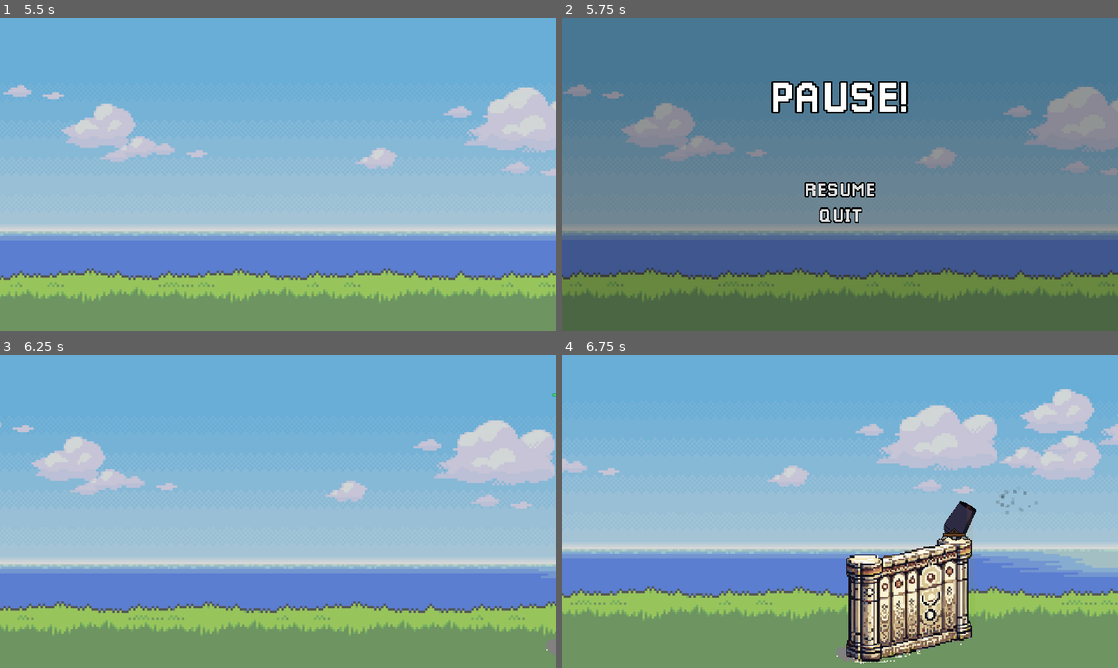
Above: before the commit, frames 1-4 (two rows, left to right).
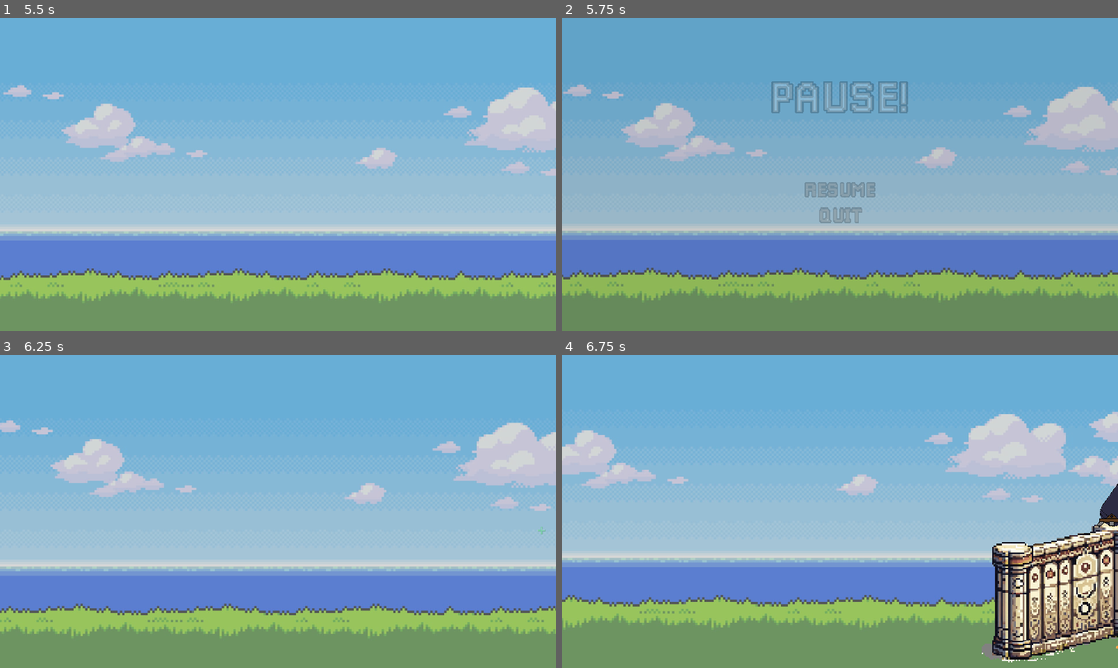
Above: after the commit, the same moments.

Repository: GabrFelps/Protect-LABIRAS
Game: Godot game, scene res://scenes/menu.tscn
Two runs of this game, one before a commit and one after it. Both use one fixed random seed, a clock stepped at 60 frames per second and the inputs below.
Inputs (mouse positions are in pixels of both pictures, inside the frame that each line leads up to):
- Up to frame 1 (5.5 s): move the mouse to (400, 158) at 0.52 s; click (400, 158) at 0.67 s; move the mouse to (166, 190) at 1.27 s; click (166, 190) at 1.42 s; move the mouse to (333, 105) at 2.02 s; click (333, 105) at 2.17 s; move the mouse to (250, 237) at 2.77 s; click (250, 237) at 2.92 s; click "START" at 3.5 s; click "START" at 4.25 s; move the mouse to (444, 221) at 5.02 s; click (444, 221) at 5.17 s
- Up to frame 2 (5.75 s): tap Escape (ui_cancel) at 5.65 s
- Up to frame 3 (6.25 s): click "RESUME" at 5.75 s
- Up to frame 4 (6.75 s): move the mouse to (673, 464) at 6.52 s; click (673, 464) at 6.67 s

Frame 1 is identical in both runs. In frame 2, 100% of the frame differs, in the area x 0-100%, y 0-100%; in frame 3, 8.7%; in frame 4, 32%.

Commit message:
fix: game over não ta mais crashando. feat: tween na tela de pause. TODO: ajeitar a trajetoria q ta dando umas breve bugada

Diff:
--- a/game/data/enemy_db.csv
+++ b/game/data/enemy_db.csv
@@ -1,5 +1,5 @@
 enemy,max_health,damage,speed,points,wave_min
-porco,5,20,12,10,1
+porco,5,20,10,10,1
 preguica,7,50,5,25,5
 café,10,10,30,30,10
 prostiranha,12,40,7,69,15
@@ -9,4 +9,4 @@
 covid20,50,80,19,120,35
 homemdascavernas,30,200,10,100,40
 formiga,40,150,20,25,45
-carteira,1,300,18,500,50
+carteira,1,300,15,500,50
--- a/game/data/game_db.csv
+++ b/game/data/game_db.csv
@@ -1,12 +1,12 @@
 wave,wall_health,cannon_damage
-1,1000,2
-5,1250,3
-10,1500,5
-15,1750,7
-20,2000,10
-25,2250,15
-30,2500,23
-35,2750,34
-40,3000,51
-45,3250,77
-50,3500,115
+1,500,3
+5,750,3
+10,1000,5
+15,1250,7
+20,1500,10
+25,1750,15
+30,2000,23
+35,2250,34
+40,2500,51
+45,2750,77
+50,3000,115
--- a/game/scenes/cannon.tscn
+++ b/game/scenes/cannon.tscn
@@ -33,3 +33,7 @@
 position = Vector2(21, 32)
 scale = Vector2(1.5, 1.5)
 texture = ExtResource("3_2fbfn")
+
+[node name="CooldownTimer" type="Timer" parent="."]
+wait_time = 0.25
+one_shot = true
--- a/game/scenes/firing_particles.tscn
+++ b/game/scenes/firing_particles.tscn
@@ -1,25 +1,54 @@
-[gd_scene load_steps=2 format=3 uid="uid://by7howpjue3bt"]
+[gd_scene load_steps=3 format=3 uid="uid://by7howpjue3bt"]
+
+[sub_resource type="Gradient" id="Gradient_okvf2"]
+offsets = PackedFloat32Array(0.12, 0.48, 1)
+colors = PackedColorArray(0.996078, 0.996078, 0.996078, 1, 1, 1, 1, 0.7, 1, 1, 1, 0)
 
 [sub_resource type="Gradient" id="Gradient_8p7b8"]
-offsets = PackedFloat32Array(0, 0.468085, 0.978723)
-colors = PackedColorArray(1, 0.505882, 0, 1, 0.226708, 0.226707, 0.226707, 1, 0, 0, 0, 0)
+offsets = PackedFloat32Array(0.24, 0.753333, 1)
+colors = PackedColorArray(1, 0.505882, 0, 1, 0.714102, 0.392118, 0, 0.305107, 1, 1, 1, 0)
 
-[node name="FiringParticles" type="CPUParticles2D"]
+[node name="Particles" type="CPUParticles2D"]
+emitting = false
+amount = 80
+lifetime = 0.7
+one_shot = true
+speed_scale = 0.8
+explosiveness = 0.75
+lifetime_randomness = 0.55
+emission_shape = 3
+emission_rect_extents = Vector2(6, 20)
+direction = Vector2(1200, 0)
+spread = 60.0
+gravity = Vector2(200, -100)
+initial_velocity_min = 150.0
+initial_velocity_max = 203.58
+linear_accel_min = 14.14
+linear_accel_max = 26.26
+scale_amount_min = 8.0
+scale_amount_max = 15.0
+color = Color(0.890196, 0.890196, 0.890196, 1)
+color_ramp = SubResource("Gradient_okvf2")
+
+[node name="FiringParticles" type="CPUParticles2D" parent="."]
+position = Vector2(42, 0)
 rotation = 1.5708
-amount = 80
-lifetime = 0.8
+emitting = false
+amount = 160
+lifetime = 0.2
+one_shot = true
 speed_scale = 0.5
 explosiveness = 1.0
 randomness = 0.77
 lifetime_randomness = 0.57
 emission_shape = 3
-emission_rect_extents = Vector2(20, 6)
+emission_rect_extents = Vector2(15, 50)
 spread = 177.12
 gravity = Vector2(400, -300)
 initial_velocity_min = 10.0
 initial_velocity_max = 64.23
 linear_accel_min = 4.26
-linear_accel_max = 4.26
+linear_accel_max = 10.59
 scale_amount_min = 4.0
 scale_amount_max = 8.0
 color_ramp = SubResource("Gradient_8p7b8")
--- /dev/null
+++ b/game/scenes/firing_particles2.tscn
@@ -0,0 +1,25 @@
+[gd_scene load_steps=2 format=3 uid="uid://b3sgv0b4pihai"]
+
+[sub_resource type="Gradient" id="Gradient_8p7b8"]
+offsets = PackedFloat32Array(0, 0.186667, 1)
+colors = PackedColorArray(0.818334, 0.818335, 0, 1, 0.848817, 0.848914, 0.0824821, 0.82, 0.266575, 0.266575, 0.266575, 0)
+
+[node name="FiringParticles" type="CPUParticles2D"]
+rotation = 1.5708
+amount = 80
+lifetime = 0.8
+speed_scale = 0.5
+explosiveness = 1.0
+randomness = 0.77
+lifetime_randomness = 0.57
+emission_shape = 3
+emission_rect_extents = Vector2(20, 6)
+spread = 177.12
+gravity = Vector2(400, -300)
+initial_velocity_min = 10.0
+initial_velocity_max = 64.23
+linear_accel_min = 4.26
+linear_accel_max = 4.26
+scale_amount_min = 4.0
+scale_amount_max = 8.0
+color_ramp = SubResource("Gradient_8p7b8")
--- a/game/scenes/pause.tscn
+++ b/game/scenes/pause.tscn
@@ -4,6 +4,7 @@
 [ext_resource type="Theme" uid="uid://bni87gmhyxwr2" path="res://assets/themes/menu.tres" id="1_j31n3"]
 
 [node name="Pause" type="CanvasLayer"]
+process_mode = 3
 script = ExtResource("1_i7340")
 
 [node name="BG" type="ColorRect" parent="."]
--- a/game/scenes/world.tscn
+++ b/game/scenes/world.tscn
@@ -129,7 +129,6 @@
 vertical_alignment = 1
 
 [node name="Pause" parent="." instance=ExtResource("7_yc2xl")]
-process_mode = 3
 
 [node name="Enemies" type="Node2D" parent="."]
 
--- a/game/scripts/cannon.gd
+++ b/game/scripts/cannon.gd
@@ -8,7 +8,6 @@
 var launchPower : float = 0.0;
 var maxPoints : int = 125;
 var damage = 1;
-
 @export var launchPowMultiplier: float;
 
 func _ready():
@@ -26,8 +25,7 @@
 	trajectory.modulate.a = launchPower/45; # estética de aumento de opacidade
 
 ## Input do mouse
-func _input(event: InputEvent) -> void:
-	#print(event);
+func _input(event) -> void:
 	if event is InputEventMouseButton and is_physics_processing():
 		if event.button_index == 1:
 			# Aumentar a força da bola
@@ -39,10 +37,12 @@
 			if event.is_released():
 				launchDirection = $CannonBarrel.rotation_degrees;
 				var _shootingPos = shootingMarker.global_position;
-				shoot(launchPower, _shootingPos);
-				launchPower = 0.0;
-				trajectory.hide();
-				emit_firing_particles();
+				if $CooldownTimer.is_stopped():
+					shoot(launchPower, _shootingPos);
+					launchPower = 0.0;
+					trajectory.hide();
+					emit_firing_particles();
+					$CooldownTimer.start()
 
 ## Atualiza o dano da bala de canhão de acordo com a wave atual
 func update_cannon_damage() -> void:
@@ -90,5 +90,6 @@
 	var _particles : CPUParticles2D = firingParticles.instantiate();
 	_particles.one_shot = true;
 	_particles.set_emitting(true);
+	_particles.get_child(0).set_emitting(true);
 	_particles.global_position = Vector2.ZERO
 	shootingMarker.add_child(_particles)
--- a/game/scripts/utils/pause.gd
+++ b/game/scripts/utils/pause.gd
@@ -1,4 +1,6 @@
 extends CanvasLayer
+
+signal fade_out
 
 func _ready():
 	visible = false;
@@ -6,15 +8,41 @@
 ## Pausa ou despausa o jogo
 func _unhandled_input(event):
 	if event.is_action_pressed("ui_cancel"):
-		visible = !visible;
-		get_tree().paused = !get_tree().paused;
+		if not visible:
+			_pause_animation("pause")
+
+		else:
+			_pause_animation("unpause")
+
+
 
 ## Resume o jogo
 func _on_resume_pressed():
-	visible = !visible;
-	get_tree().paused = !get_tree().paused;
+	_pause_animation("unpause")
 
 ## Volta para o menu
 func _on_menu_pressed():
 	get_tree().paused = false;
 	get_tree().change_scene_to_file("res://scenes/menu.tscn");
+
+
+func _pause_animation(mode: String):
+	match mode:
+		"pause":
+			get_tree().paused = !get_tree().paused;
+			visible = true;
+			for child in get_children():
+				child.modulate.a = 0;
+				var _tween = get_tree().create_tween();
+				_tween.set_pause_mode(Tween.TWEEN_PAUSE_PROCESS);
+				_tween.tween_property(child, "modulate", Color(1.0,1.0,1.0,1.0),0.4);
+
+		"unpause":
+			for child in get_children():
+				var _tween = get_tree().create_tween();
+				_tween.set_pause_mode(Tween.TWEEN_PAUSE_PROCESS);
+				_tween.tween_property(child, "modulate", Color(1.0,1.0,1.0,0.0),0.2);
+				if child.get_index() == get_child_count() - 1:
+					await _tween.finished;
+			visible = false;
+			get_tree().paused = !get_tree().paused;
--- a/game/scripts/wall.gd
+++ b/game/scripts/wall.gd
@@ -8,7 +8,7 @@
 
 func _ready():
 	Global.update_game_properties.connect(update_max_health);
-	Global.update_game_properties.connect(restore_health);
+	Global.wave_changed.connect(restore_health);
 	update_max_health();
 	health = MAX_HEALTH;
 	update_health_label();
@@ -27,14 +27,14 @@
 	_particles.emitting = true;
 	add_child(_particles);
 	update_health_label();
-	get_parent().update_healthbar(MAX_HEALTH, health, health/MAX_HEALTH * 100);
+	get_parent().update_healthbar(int(MAX_HEALTH), int(health), health/MAX_HEALTH * 100);
 
 ## Toma dano
 func take_damage(attack : Attack):
 	var _prevHealth = health;
 	health -= attack.attack_damage;
 	if health <= 0:
-		Global.changeScene("game_over");
+		get_tree().change_scene_to_file("res://scenes/game_over.tscn");
 		return;
 	update_health_label();
 	get_parent().update_healthbar(MAX_HEALTH, max(health, 0), (health/MAX_HEALTH * 100));
Not shown, changed: game/data/enemy_db.csv.import
Binary file changed: game/data/enemy_db.damage.translation
Binary file changed: game/data/enemy_db.max.translation
Binary file changed: game/data/enemy_db.points.translation
Binary file changed: game/data/enemy_db.speed.translation
Binary file changed: game/data/enemy_db.wave.translation
Binary file changed: game/data/game_db.cannon.translation
Not shown, changed: game/data/game_db.csv.import
Binary file changed: game/data/game_db.wall.translation
